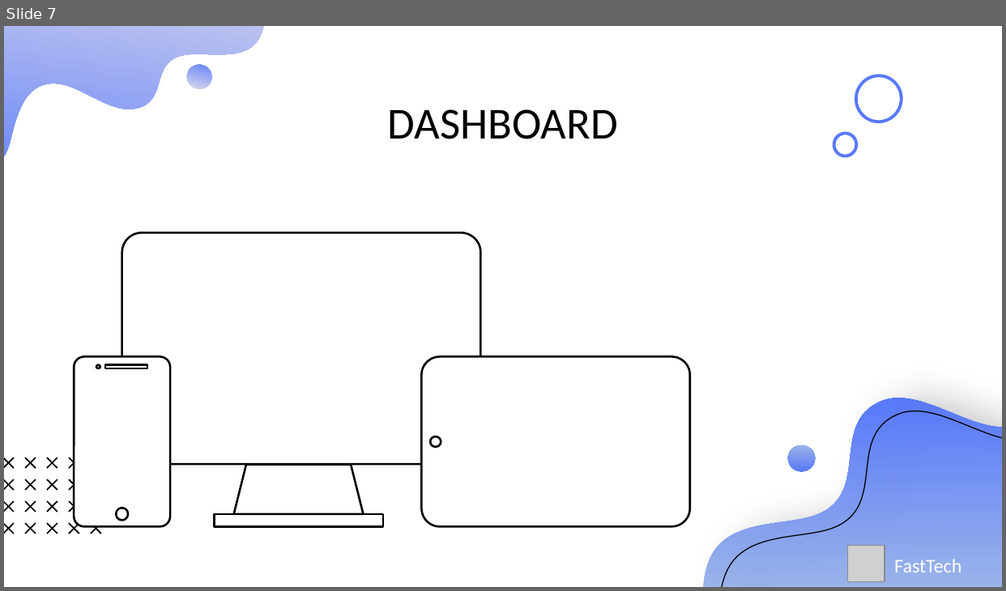
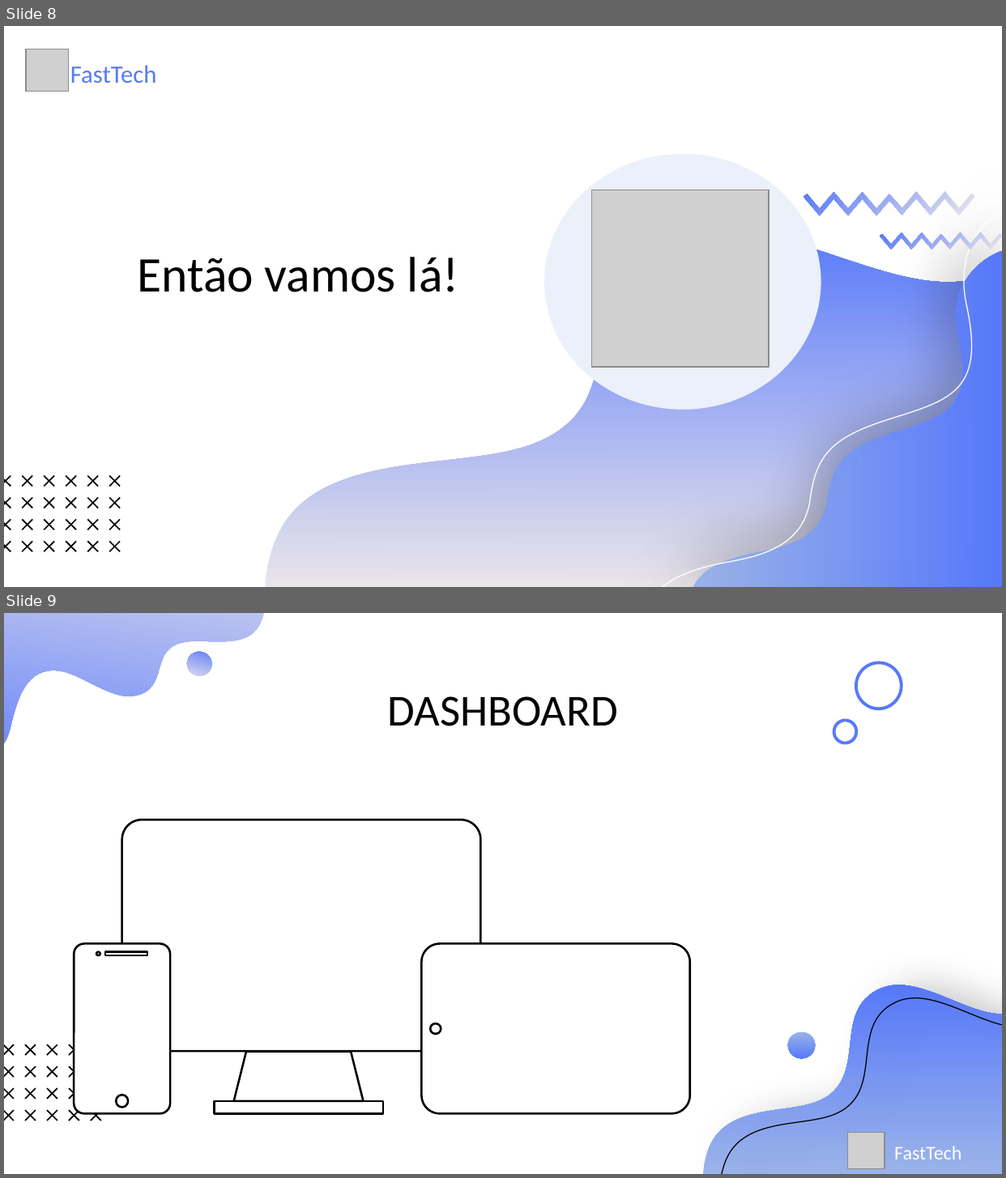
Before and after one commit to Grupo-1-adsa/Grupo-1-adsa, a slide deck: Documentação/PPT/Sprint 3 - Apresentação.pptx. Shown one above the other, each under a label of ours: slide 7 before the commit, slides 8 and 9 after it. The pictures are 1006x591 and 1006x1178 pixels, drawn with LibreOffice and Linux fonts; fonts in the diff are those of the drawing; grey boxes stand for pictures. Boxes give left, top, right and bottom in pixels: in the first picture for what was removed or moved away, otherwise in the second. Text is boxed around its words. In the diff, an @@ line names an element or a change of style, - is before the commit and + after.

```diff
--- a/Documentação/PPT/Sprint 3 - Apresentação.pptx
+++ b/Documentação/PPT/Sprint 3 - Apresentação.pptx
@@ slide 8 added at box(4, 26, 1002, 587), background #FFFFFF @@
@@ rectangle added at box(26, 49, 114, 126), fill #FFFFFF @@
@@ picture added at box(26, 49, 68, 91) @@
@@ text added at box(70, 65, 157, 83), 18 pt, text #5879FA @@
+FastTech
@@ ellipse added at box(544, 154, 820, 409), fill #EBF0FB @@
@@ picture added at box(592, 190, 769, 366) @@
@@ freeform shape added at box(803, 192, 975, 216), fill gradient #EAE5EB to #5879FA @@
@@ freeform shape added at box(650, 203, 1002, 587), outline #FFFFFF 0.75 pt @@
@@ freeform shape added at box(266, 228, 1002, 587), fill gradient #EAE5EB to #5879FA @@
@@ freeform shape added at box(880, 233, 1002, 250), fill gradient #EAE5EB to #5879FA @@
@@ text added at box(137, 257, 459, 292), 36 pt, text #000000 @@
+Então vamos lá!
@@ freeform shape added at box(693, 251, 1002, 587), fill gradient #9BB4E9 to #5879FA @@
@@ group added at box(4, 475, 120, 552): 24 freeform shapes @@
@@ what was slide 7 is now slide 9 @@
```
Also in this commit, not shown: 5 slides changed, 2 other slides added, 1 slide removed, 2 other files.
